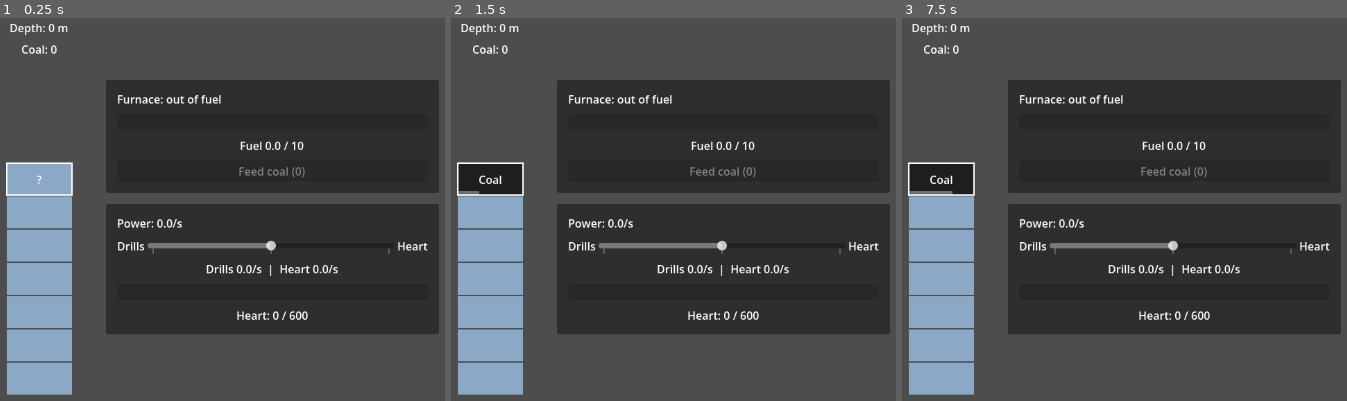
Above: before the commit, frames 1-3 (left to right).
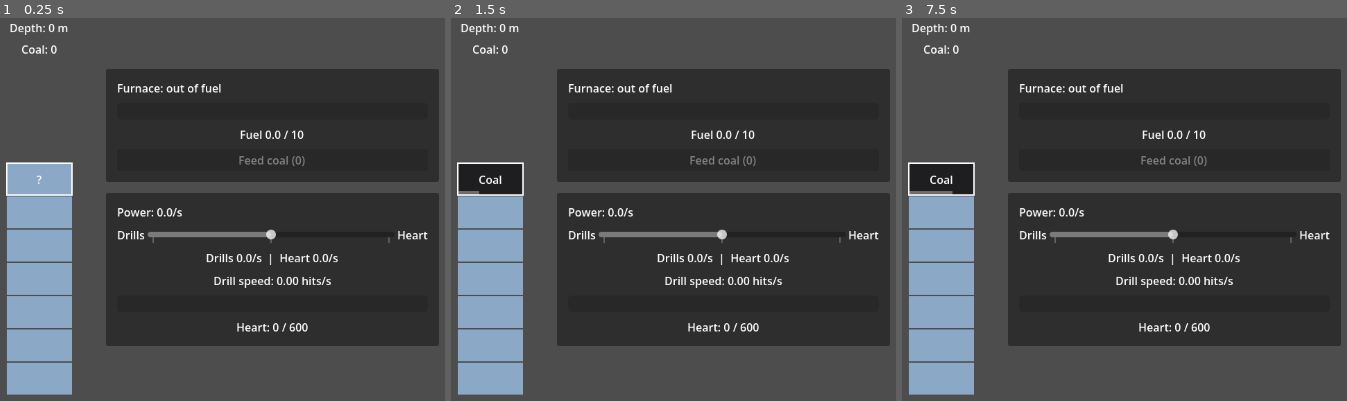
Above: after the commit, the same moments.

Repository: SneakKestrel16/Mininginc
Game: Godot game, scene res://src/main.tscn
The game is run twice, just before and just after one commit, with the same random seed, the same clock (stepped at 60 frames per second) and the same inputs.
Inputs (mouse positions are in pixels of both pictures, inside the frame that each line leads up to):
- Up to frame 1 (0.25 s): no input
- Up to frame 2 (1.5 s): tap Enter at 0.5 s; move the mouse to (851, 186) at 0.52 s; click (851, 186) at 0.67 s; tap Space at 1.25 s; move the mouse to (513, 228) at 1.27 s; click (513, 228) at 1.42 s
- Up to frame 3 (7.5 s): tap Enter at 2, 3.5 s; move the mouse to (1204, 109) at 2.02 s; click (1204, 109) at 2.17 s; tap Space at 2.75, 4.25 s; move the mouse to (1084, 297) at 2.77 s; click (1084, 297) at 2.92 s; move the mouse to (outside the picture) at 3.52 s; click (outside the picture) at 3.67 s; move the mouse to (outside the picture) at 4.27 s; click (outside the picture) at 4.42 s; move the mouse to (1164, 205) at 5.02 s; click (1164, 205) at 5.17 s; move the mouse to (1004, 94) at 5.77 s; click (1004, 94) at 5.92 s; move the mouse to (1302, 186) at 6.52 s; click (1302, 186) at 6.67 s; move the mouse to (964, 228) at 7.27 s; click (964, 228) at 7.42 s

The runs differ from the first frame. In frame 1, 13% of the frame differs, in the area x 23-99%, y 13-86%; in frame 2, 13%; in frame 3, 13%.

Commit message:
feat: story 004 power-driven drills (heartwake/story-004)
Drills land drill_power * drill_hits_per_power_second hits per second on the
same shaft as clicks; DigShaft.dig carries excess hits into the block below, so
large offline steps (story 007) match many small ticks. Mine.hit became Mine.dig.
Drill upgrade costs: none in the MVP, so nothing to read yet.
Closes story 003 (6/6, Completion Notes added).
Self-check tests/unit/heartwake/drills_check.gd passes; evidence in
production/qa/evidence/story-004-drills/.

Diff:
--- a/data/economy.json
+++ b/data/economy.json
@@ -4,5 +4,6 @@
 	"heart_first_threshold": 600.0,
 	"furnace_fuel_capacity": 10,
 	"furnace_burn_seconds_per_coal": 5.0,
-	"furnace_power_per_second": 10.0
+	"furnace_power_per_second": 10.0,
+	"drill_hits_per_power_second": 0.1
 }
--- a/src/economy/economy.gd
+++ b/src/economy/economy.gd
@@ -7,7 +7,7 @@
 
 const CONFIG_PATH := "res://data/economy.json"
 
-## Where the furnace's coal comes from.
+## The mine the drills dig and the furnace's coal comes from.
 @export var mine: Mine
 
 ## The drills/Heart split this economy feeds.
@@ -18,6 +18,12 @@
 
 ## Power produced per second by all generators over the last tick.
 var power_per_second: float = 0.0
+
+## Hits per second each unit of drill power lands on the shaft.
+var drill_hits_per_power: float
+
+## Hits per second the drills landed over the last tick.
+var drill_hits_per_second: float = 0.0
 
 var _tick_seconds: float
 var _elapsed: float = 0.0
@@ -35,6 +41,7 @@
 		config["furnace_burn_seconds_per_coal"],
 		config["furnace_power_per_second"],
 	)
+	drill_hits_per_power = config["drill_hits_per_power_second"]
 
 
 func _process(delta: float) -> void:
@@ -43,6 +50,8 @@
 		_elapsed -= _tick_seconds
 		power_per_second = furnace.tick(_tick_seconds)
 		split.tick(power_per_second, _tick_seconds)
+		drill_hits_per_second = split.drill_power * drill_hits_per_power
+		mine.dig(drill_hits_per_second * _tick_seconds)
 		ticked.emit()
 
 
@@ -59,7 +68,8 @@
 		_fail("Cannot read %s (open error %d)" % [CONFIG_PATH, FileAccess.get_open_error()])
 		return {}
 	for key in ["tick_seconds", "heart_share_default", "heart_first_threshold",
-			"furnace_fuel_capacity", "furnace_burn_seconds_per_coal", "furnace_power_per_second"]:
+			"furnace_fuel_capacity", "furnace_burn_seconds_per_coal", "furnace_power_per_second",
+			"drill_hits_per_power_second"]:
 		if not config.has(key):
 			_fail("%s is missing \"%s\"" % [CONFIG_PATH, key])
 			return {}
--- a/src/mining/dig_shaft.gd
+++ b/src/mining/dig_shaft.gd
@@ -48,12 +48,21 @@
 ## Lands [param power] hits on the current block. Returns what it held when this
 ## breaks it, else an empty String. Breaking moves the shaft one block down.
 func hit(power: float = 1.0) -> String:
+	var broken := dig(power)
+	return broken[0] if broken else ""
+
+
+## Lands [param hits] on the shaft, carrying hits left over from a broken block into the
+## one below. Returns the contents of every block broken, top first. Drills dig this way.
+func dig(hits: float) -> Array[String]:
+	var broken: Array[String] = []
+	if hits <= 0.0:
+		return broken
 	revealed = true
-	damage += power
-	if damage < hardness(depth):
-		return ""
-	var contents := block_at(depth)
-	depth += 1
-	damage = 0.0
-	revealed = false
-	return contents
+	damage += hits
+	while damage >= hardness(depth):
+		damage -= hardness(depth)
+		broken.append(block_at(depth))
+		depth += 1
+		revealed = damage > 0.0
+	return broken
--- a/src/mining/dig_shaft_view.gd
+++ b/src/mining/dig_shaft_view.gd
@@ -27,7 +27,7 @@
 
 func _on_shaft_input(event: InputEvent) -> void:
 	if event is InputEventMouseButton and event.button_index == MOUSE_BUTTON_LEFT and event.pressed:
-		mine.hit()
+		mine.dig()
 
 
 func _refresh() -> void:
--- a/src/mining/mine.gd
+++ b/src/mining/mine.gd
@@ -24,11 +24,14 @@
 	shaft = DigShaft.new(randi(), config["hardness_base"], config["hardness_per_block"], config["ores"])
 
 
-## Lands one hit of [param power] on the shaft and collects any ore it breaks out.
-func hit(power: float = 1.0) -> void:
-	var contents := shaft.hit(power)
-	if contents in ores:
-		ores[contents] += 1
+## Lands [param hits] on the shaft and collects any ore it breaks out. Clicks land 1 hit;
+## drills land a fraction each tick. Both act on the same block, so nothing counts twice.
+func dig(hits: float = 1.0) -> void:
+	if hits <= 0.0:
+		return
+	for contents in shaft.dig(hits):
+		if contents in ores:
+			ores[contents] += 1
 	changed.emit()
 
 
--- a/src/ui/power_panel.gd
+++ b/src/ui/power_panel.gd
@@ -7,6 +7,7 @@
 @onready var _power_label: Label = %PowerLabel
 @onready var _split_slider: HSlider = %SplitSlider
 @onready var _share_label: Label = %ShareLabel
+@onready var _drill_label: Label = %DrillLabel
 @onready var _heart_bar: ProgressBar = %HeartBar
 @onready var _heart_label: Label = %HeartLabel
 
@@ -31,5 +32,6 @@
 		economy.power_per_second * (1.0 - split.heart_share),
 		economy.power_per_second * split.heart_share,
 	]
+	_drill_label.text = "Drill speed: %.2f hits/s" % economy.drill_hits_per_second
 	_heart_bar.value = split.heart_progress
 	_heart_label.text = "Heart: %.0f / %.0f" % [split.heart_progress, split.heart_threshold]
--- a/src/ui/power_panel.tscn
+++ b/src/ui/power_panel.tscn
@@ -48,6 +48,11 @@
 layout_mode = 2
 horizontal_alignment = 1
 
+[node name="DrillLabel" type="Label" parent="Margin/Rows"]
+unique_name_in_owner = true
+layout_mode = 2
+horizontal_alignment = 1
+
 [node name="HeartBar" type="ProgressBar" parent="Margin/Rows"]
 unique_name_in_owner = true
 custom_minimum_size = Vector2(0, 24)
--- /dev/null
+++ b/tests/unit/heartwake/drills_check.gd
@@ -0,0 +1,45 @@
+## Self-check for drill digging (DigShaft.dig) until /test-setup installs gdUnit4.
+## Run: <godot> --headless --path . -s res://tests/unit/heartwake/drills_check.gd
+## Exits 0 when every check passes, 1 on the first failure.
+extends SceneTree
+
+const ORES := [{ "id": "coal", "min_depth": 0, "max_depth": 99, "chance": 0.5 }]
+
+
+func _init() -> void:
+	var failures := 0
+
+	var shaft := DigShaft.new(3, 3.0, 0.0, ORES)
+	failures += _check(shaft.dig(0.0).is_empty() and not shaft.revealed, "zero drill power digs nothing")
+
+	var broken: Array[String] = []
+	for i in 30:
+		broken.append_array(shaft.dig(0.1))
+	failures += _check(broken.size() == 1 and shaft.depth == 1, "30 drill ticks of 0.1 hits break one 3-hit block")
+
+	var a := DigShaft.new(9, 3.0, 0.5, ORES)
+	var b := DigShaft.new(9, 3.0, 0.5, ORES)
+	var from_big := a.dig(20.0)
+	var from_small: Array[String] = []
+	for i in 200:
+		from_small.append_array(b.dig(0.1))
+	failures += _check(from_big == from_small and a.depth == b.depth, "excess hits carry into the next block")
+
+	var deep := DigShaft.new(9, 3.0, 0.5, ORES)
+	deep.depth = 40
+	var shallow := DigShaft.new(9, 3.0, 0.5, ORES)
+	failures += _check(deep.dig(20.0).size() < shallow.dig(20.0).size(), "same hits break fewer blocks deeper down")
+
+	var mixed := DigShaft.new(5, 4.0, 0.0, ORES)
+	mixed.dig(2.5)  # drills
+	var first := mixed.block_at(0)
+	failures += _check(mixed.hit() == "" and mixed.hit() == first and mixed.depth == 1, "clicks finish a block the drills started, once")
+
+	print("drills_check: %s" % ("PASS" if failures == 0 else "%d FAILED" % failures))
+	quit(1 if failures else 0)
+
+
+func _check(ok: bool, what: String) -> int:
+	if not ok:
+		printerr("FAIL: " + what)
+	return 0 if ok else 1
Binary file added: production/qa/evidence/story-004-drills/drills-50.png
Binary file added: production/qa/evidence/story-004-drills/drills-all-power.png
Not shown, added: production/qa/evidence/story-004-drills/stamp.txt
Not shown, added: tests/unit/heartwake/drills_check.gd.uid
Not shown, changed: production/epics/heartwake/story-003-furnace.md
Not shown, changed: production/epics/heartwake/story-004-drills.md
